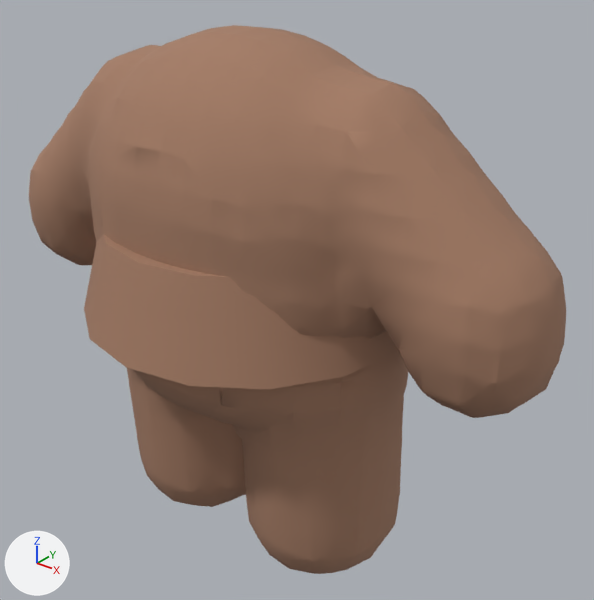
An edit to the glTF model public/assets/island/characters/wear/x2_outfit_bakery_proof.glb, drawn before and after from the same camera.
The view is the same before and after, from a 50 mm lens placed at (1.005, -1.123, 1.409), pointed at (0.056, 0.063, 0.673). Lighting does not change. The marker at lower left points along +X, +Y and +Z. The older version comes first. Both versions are drawn at the pose saved in each file; the numbers are the values there. Vertices at exactly the same position are counted once.

The older version as bpy lines, for what is in view:
```python
mat_primary = bpy.data.materials.new('primary')
mat_primary.use_nodes = True; mat_primary.node_tree.nodes.clear()
_N = mat_primary.node_tree.nodes; _L = mat_primary.node_tree.links
n0 = _N.new('ShaderNodeBsdfPrincipled'); n0.name = 'Principled BSDF'
n0.inputs[2].default_value = 0.96  # 'Roughness'
n1 = _N.new('ShaderNodeOutputMaterial'); n1.name = 'Material Output'
n2 = _N.new('ShaderNodeMix'); n2.name = 'Mix'
n2.data_type = 'RGBA'
n2.blend_type = 'MULTIPLY'
n2.inputs[0].default_value = 1.0  # 'Factor'
n2.inputs[7].default_value = (0.371, 0.202, 0.13, 1.0)  # 'B', brown #a47c65
n3 = _N.new('ShaderNodeVertexColor'); n3.name = 'Color Attribute'
_L.new(n0.outputs[0], n1.inputs[0])  # 'BSDF' to 'Surface'
_L.new(n2.outputs[2], n0.inputs[0])  # 'Result' to 'Base Color'
_L.new(n3.outputs[0], n2.inputs[6])  # 'Color' to 'A'
me_mesh_0 = bpy.data.meshes.new('Mesh_0')
me_mesh_0.from_pydata(...)  # 5697 vertices, 11358 faces; spans x -0.627..0.627, y -0.342..0.338, z 0.104..1.21
# faces by material slot: [9010, 2348]
me_mesh_0.materials.append(mat_primary)
me_mesh_0.materials.append(mat_fixed)
ob_mesh_0 = bpy.data.objects.new('Mesh_0', me_mesh_0)
ob_mesh_0.location = (0.0, 0.0, 0.0)
```
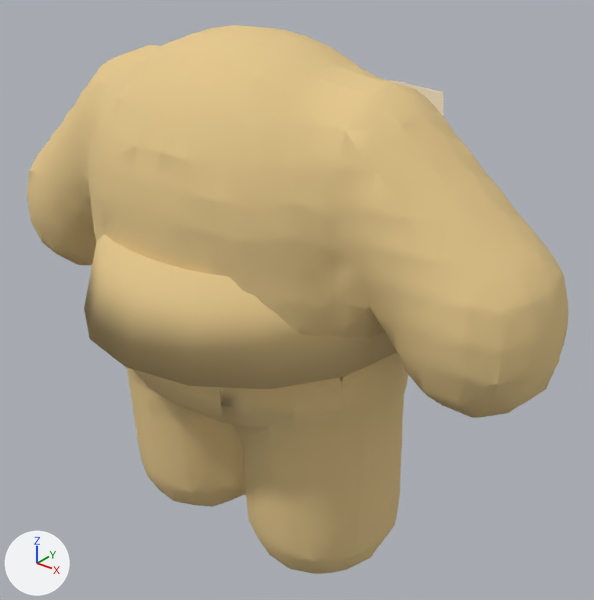
What changed in the scene script:
```text
Change mat_primary:
    where n2 = _N.new('ShaderNodeMix'); n2.name = 'Mix'
    n2.inputs[7].default_value: (0.371, 0.202, 0.13, 1.0) -> (0.784, 0.578, 0.262, 1.0)  # 'B', brown #a47c65 -> 'B', beige #e5c88c
Change me_mesh_0:
    used by ob_mesh_0; location = (0.0, 0.0, 0.0)
    remove me_mesh_0.from_pydata(...)  # 5697 vertices, 11358 faces; spans x -0.627..0.627, y -0.342..0.338, z 0.104..1.21
    add me_mesh_0.from_pydata(...)  # 4553 vertices, 9069 faces; spans x -0.627..0.627, y -0.342..0.358, z 0.104..1.211
    me_mesh_0 part 1: a new loose piece of 25 vertices spanning x -0.271..0.27, y 0.287..0.358, z 0.509..1.074, in mat_fixed
    me_mesh_0 part 2: 978 vertices moved from x -0.624..0.623, y -0.268..0.264, z 0.157..1.156 to x -0.627..0.627, y -0.267..0.265, z 0.157..1.156; 28 vertices removed from x -0.268..0.323, y -0.241..0.255, z 0.606..1.153; 29 vertices added at x -0.268..0.323, y -0.242..0.256, z 0.607..1.154
    other edits to the shape of me_mesh_0 do not show in these pictures
```

Changed parts and their boxes (x1, y1, x2, y2) in the pictures (594 x 600 px; the box of a moved part takes in the faces that stretch with it):
'Mesh_0', surface changed, reshaped (lighter): before (29, 25, 566, 574); after (27, 25, 569, 574)
part 1 of me_mesh_0, added (beige): after (385, 79, 443, 115)
part 2 of me_mesh_0, moved or reshaped: before (29, 45, 566, 562); after (27, 45, 569, 562)
